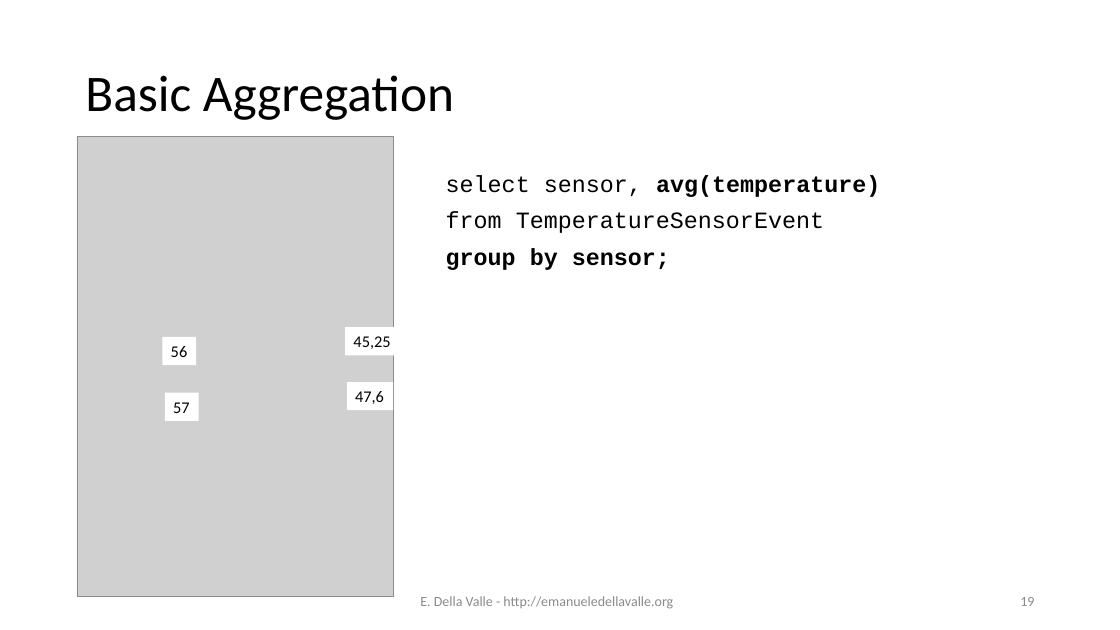
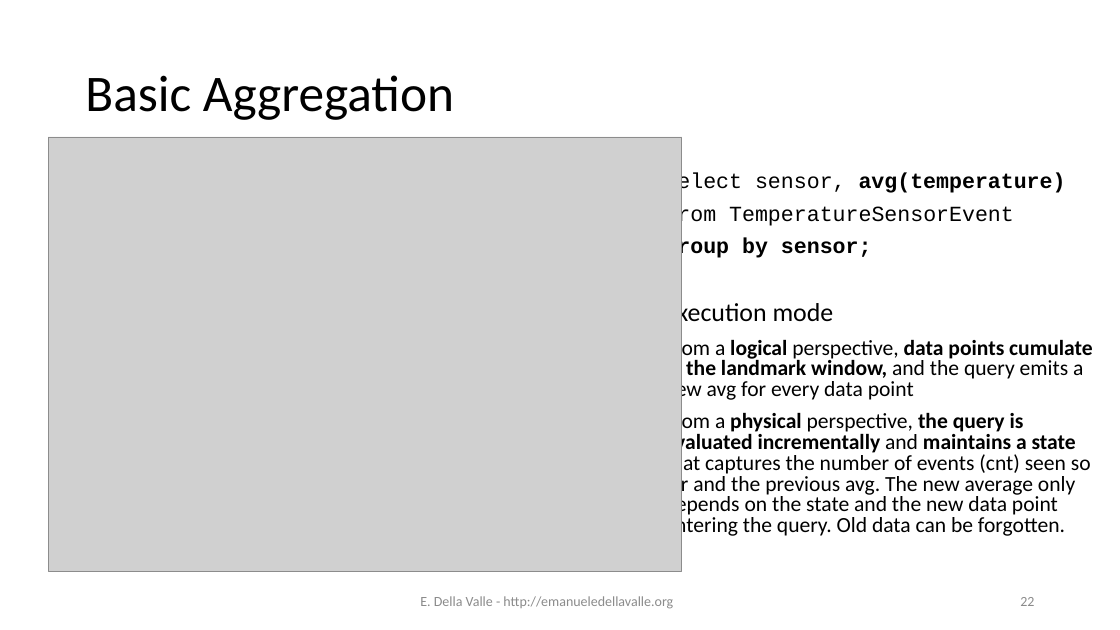
Before and after one commit to eugeniovaretti/streaming-data-analytics, a slide deck: slide 22 of lectures/02_EPL/02_VerticallyScalableSolution_Esper+EPL.pptx (slide 19 before the commit). Drawn at 1120x630 pixels with LibreOffice and Linux fonts; fonts in the diff are those of the drawing; grey boxes stand for pictures. Boxes give left, top, right and bottom in pixels: in the first picture for what was removed or moved away, otherwise in the second. Text is boxed around its words. In the diff, an @@ line names an element or a change of style, - is before the commit and + after.

```diff
--- a/lectures/02_EPL/02_VerticallyScalableSolution_Esper+EPL.pptx
+++ b/lectures/02_EPL/02_VerticallyScalableSolution_Esper+EPL.pptx
@@ picture added at (48, 137, 681, 571) @@
@@ picture removed at (77, 137, 394, 597) @@
@@ text "select sensor, avg(temperature)": place and size @@
-text "select sensor, avg(temperature)" at (446, 175, 880, 270)
+text "select sensor, avg(temperature)" at (664, 173, 1093, 538)
@@ text at (664, 173, 1066, 260): size 20 to 18.5 pt in "select sensor, avg(temperature)", "from TemperatureSensorEvent", "group by sensor;"; line spacing 0.9 to 0.8 @@
@@ rectangle removed at (345, 328, 400, 356) @@
-45,25
@@ text at (664, 300, 1093, 538): paragraphs added @@
+Execution mode
+From a logical perspective, data points cumulate in the landmark window, and the query emits a new avg for every data point
+From a physical perspective, the query is evaluated incrementally and maintains a state that captures the number of events (cnt) seen so far and the previous avg. The new average only depends on the state and the new data point entering the query. Old data can be forgotten.
@@ rectangle removed at (162, 337, 196, 365) @@
-56
@@ rectangle removed at (347, 382, 393, 411) @@
-47,6
@@ rectangle removed at (165, 392, 198, 421) @@
-57
@@ page number at (1020, 597, 1034, 606): text changed @@
-19
+22
```
Also in this commit, not shown: 4 other slides changed, 3 slides added, 2 other files.
